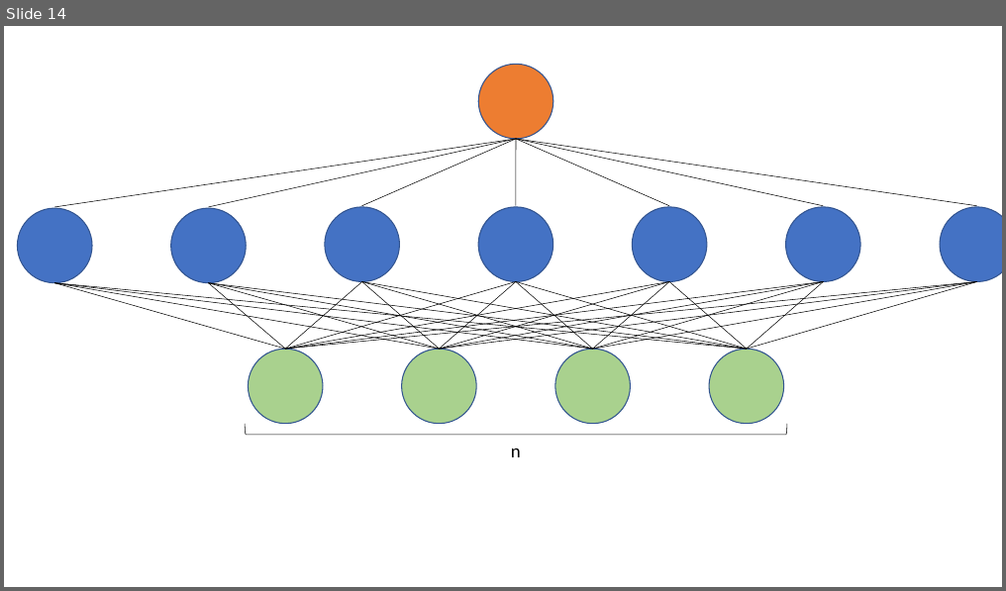
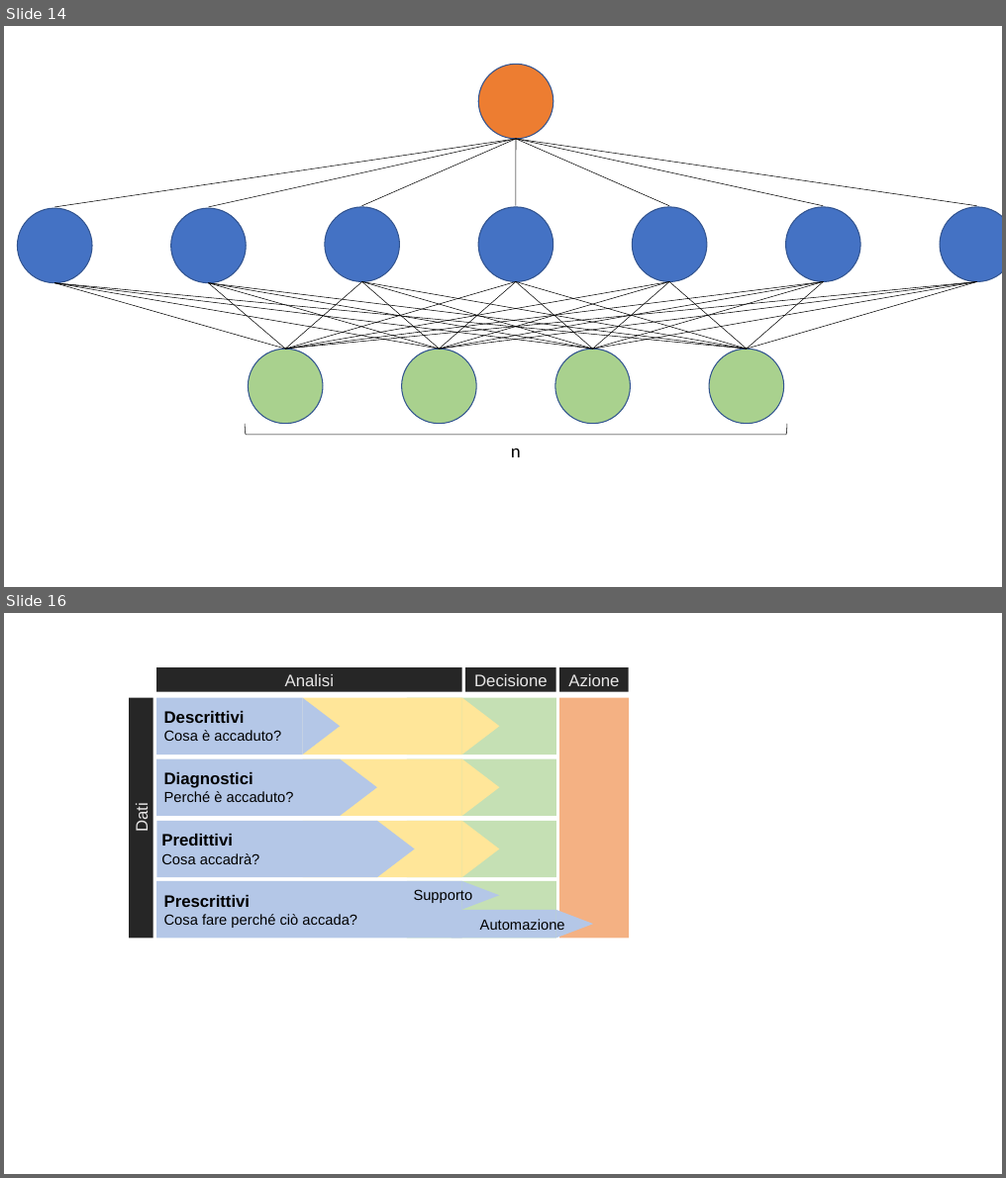
Before and after one commit to w4bo/AA2425-unibo-mldm, a slide deck: slides/img/figures.pptx. Shown one above the other, each under a label of ours: slide 14 before the commit, slides 14 and 16 after it; the slides between them are not shown. The pictures are 1006x591 and 1006x1178 pixels, drawn with LibreOffice and Linux fonts; fonts in the diff are those of the drawing. Boxes give left, top, right and bottom in pixels: in the first picture for what was removed or moved away, otherwise in the second. Text is boxed around its words. In the diff, an @@ line names an element or a change of style, - is before the commit and + after.

```diff
--- a/slides/img/figures.pptx
+++ b/slides/img/figures.pptx
@@ slide 16 added at bbox=[4, 613, 1002, 1174], background #FFFFFF @@
@@ rectangle added at bbox=[156, 667, 462, 691], fill #262626, 16 pt, text #E7E6E6 @@
+Analisi
@@ rectangle added at bbox=[466, 667, 556, 691], fill #262626, 16 pt, text #E7E6E6 @@
+Decisione
@@ rectangle added at bbox=[559, 667, 629, 691], fill #262626, 16 pt, text #E7E6E6 @@
+Azione
@@ rectangle added at bbox=[129, 698, 152, 939], fill #262626, 16 pt, text #E7E6E6 @@
+Dati
@@ rectangle added at bbox=[156, 698, 302, 755], fill #B4C7E7 @@
@@ rectangle added at bbox=[302, 698, 461, 755], fill #FFE699 @@
@@ triangle added at bbox=[303, 697, 341, 755], fill #B4C7E7 @@
@@ rectangle added at bbox=[407, 697, 556, 755], fill #C5E0B4 @@
@@ triangle added at bbox=[462, 697, 500, 755], fill #FFE699 @@
@@ rectangle added at bbox=[559, 697, 629, 938], fill #F4B183 @@
@@ text added at bbox=[164, 711, 281, 741], 14 pt, text #000000 @@
+Descrittivi
+Cosa è accaduto?
@@ rectangle added at bbox=[156, 760, 340, 816], fill #B4C7E7 @@
@@ rectangle added at bbox=[302, 760, 461, 816], fill #FFE699 @@
@@ triangle added at bbox=[340, 759, 377, 816], fill #B4C7E7 @@
@@ rectangle added at bbox=[407, 759, 556, 816], fill #C5E0B4 @@
@@ triangle added at bbox=[462, 759, 500, 816], fill #FFE699 @@
@@ text added at bbox=[164, 772, 294, 802], 14 pt, text #000000 @@
+Diagnostici
+Perché è accaduto?
@@ rectangle added at bbox=[156, 820, 377, 877], fill #B4C7E7 @@
@@ text added at bbox=[161, 834, 260, 864], 14 pt, text #000000 @@
+Predittivi
+Cosa accadrà?
@@ rectangle added at bbox=[302, 821, 461, 877], fill #FFE699 @@
@@ triangle added at bbox=[377, 821, 414, 878], fill #B4C7E7 @@
@@ rectangle added at bbox=[407, 821, 556, 878], fill #C5E0B4 @@
@@ triangle added at bbox=[462, 821, 500, 878], fill #FFE699 @@
@@ rectangle added at bbox=[156, 881, 462, 939], fill #B4C7E7 @@
@@ text added at bbox=[164, 895, 357, 928], 14 pt, text #000000 @@
+Prescrittivi
+Cosa fare perché ciò accada?
@@ rectangle added at bbox=[407, 881, 556, 939], fill #C5E0B4 @@
@@ text added at bbox=[414, 889, 473, 903], 14 pt, text #000000 @@
+Supporto
@@ triangle added at bbox=[462, 881, 500, 909], fill #B4C7E7 @@
@@ rectangle added at bbox=[451, 910, 556, 939], fill #B4C7E7 @@
@@ text added at bbox=[480, 919, 565, 930], 14 pt, text #000000 @@
+Automazione
@@ triangle added at bbox=[555, 910, 593, 939], fill #B4C7E7 @@
```
Also in this commit, not shown: 3 other slides added, 17 other files.
